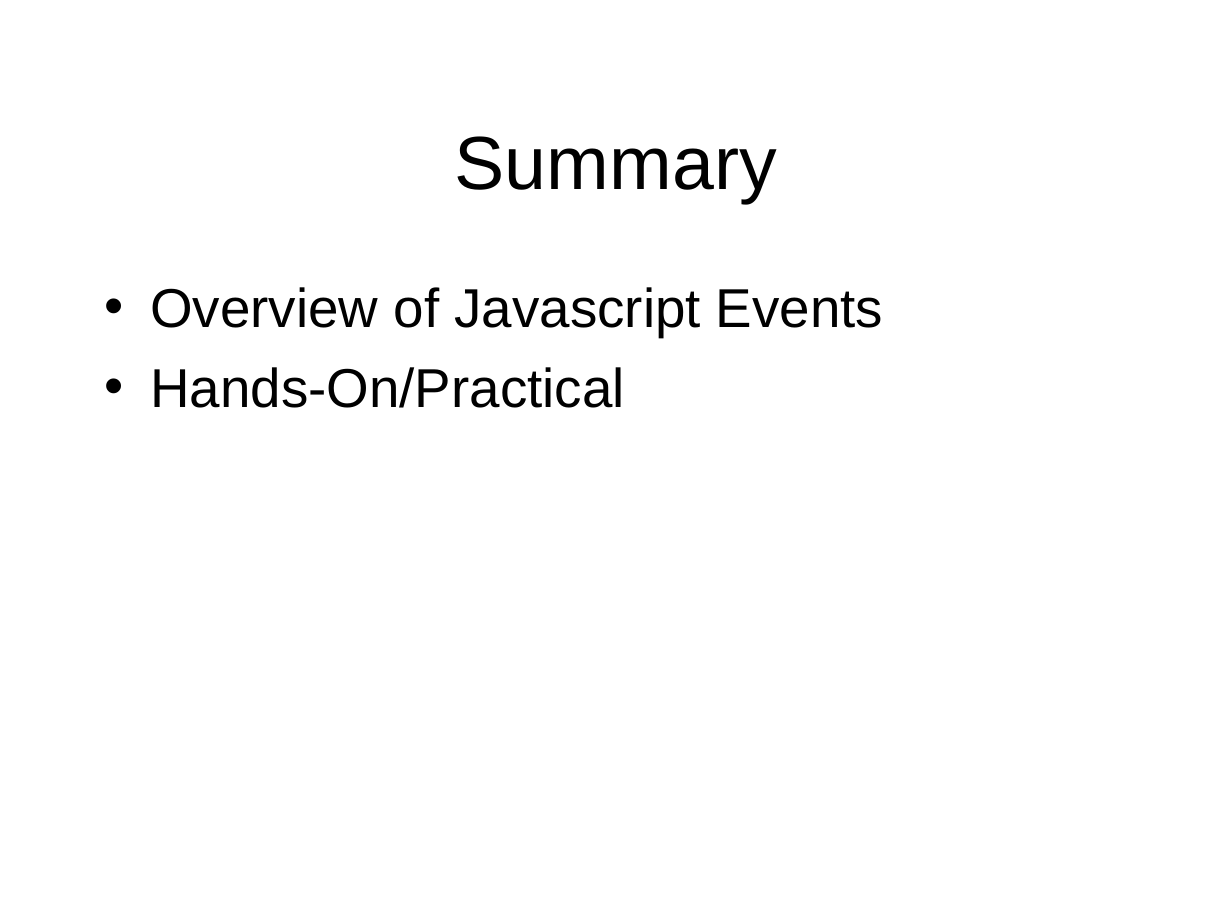
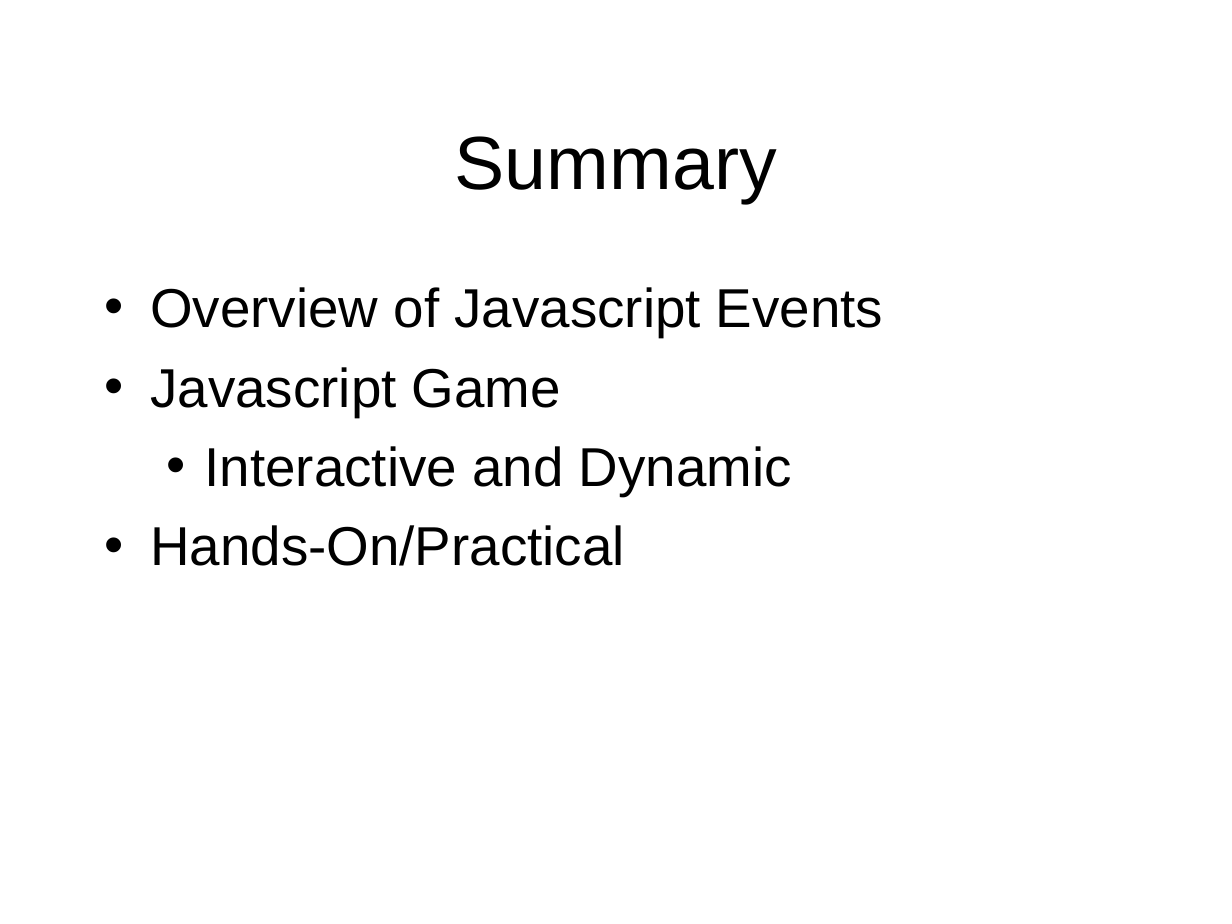
Before and after one commit to octaviordz/zjnu2017.github.io, a slide deck: slide 39 of WAD/lectures/120--Javascript.Events.pptx (slide 9 before the commit). Drawn at 1232x924 pixels with LibreOffice and Linux fonts; fonts in the diff are those of the drawing. Boxes give left, top, right and bottom in pixels: in the first picture for what was removed or moved away, otherwise in the second. Text is boxed around its words. In the diff, an @@ line names an element or a change of style, - is before the commit and + after.

Commit message:
Javascript examples.

```diff
--- a/WAD/lectures/120--Javascript.Events.pptx
+++ b/WAD/lectures/120--Javascript.Events.pptx
@@ text at [150, 367, 792, 496]: paragraphs added @@
+• Javascript Game
+  • Interactive and Dynamic
```
Also in this commit, not shown: 4 other slides changed, 30 slides added, 2 other files.
